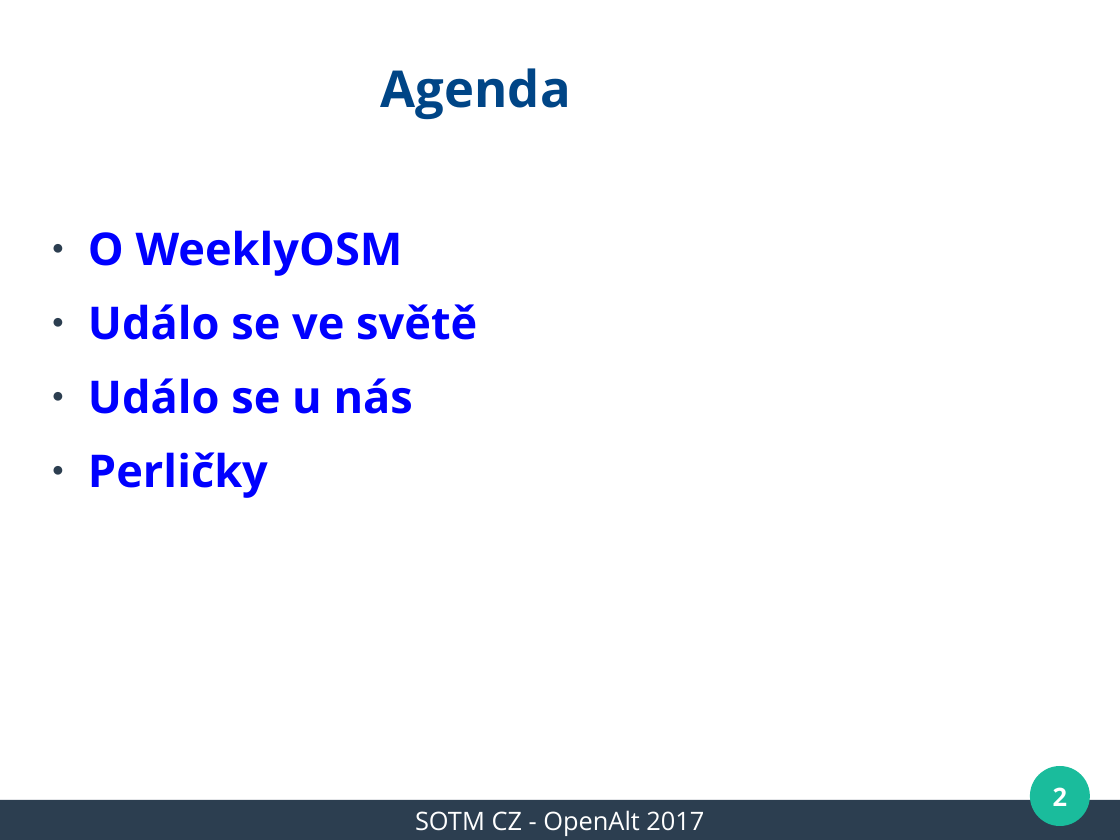
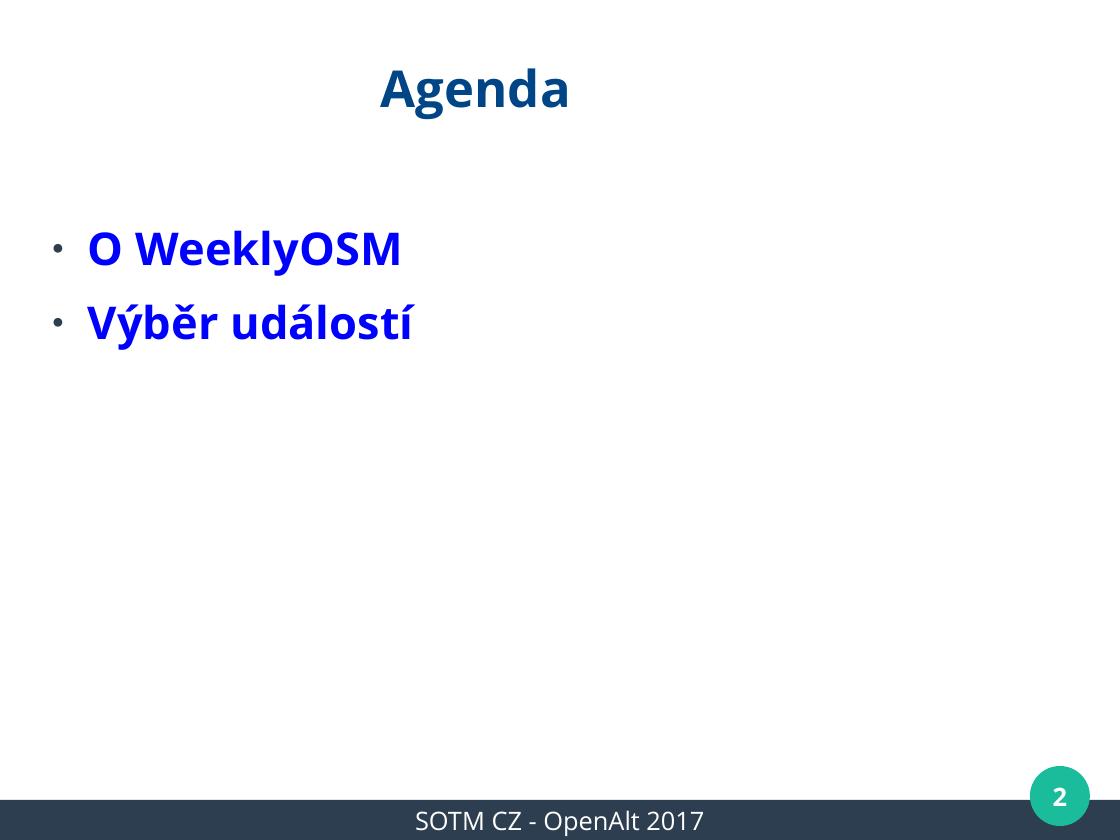
Before and after one commit to mkyral/osm, a slide deck: slide 2 of prezentace/SOTM_CZ_2017/mkyral_WeeklyOSM.odp. Drawn at 1120x840 pixels with LibreOffice and Linux fonts; fonts in the diff are those of the drawing; background and template pictures are left out. Boxes give left, top, right and bottom in pixels: in the first picture for what was removed or moved away, otherwise in the second. Text is boxed around its words. In the diff, an @@ line names an element or a change of style, - is before the commit and + after.

```diff
--- a/prezentace/SOTM_CZ_2017/mkyral_WeeklyOSM.odp
+++ b/prezentace/SOTM_CZ_2017/mkyral_WeeklyOSM.odp
@@ text at bbox=[88, 304, 413, 350]: text changed @@
-● Událo se ve světě
-● Událo se u nás
-● Perličky
+● Výběr událostí
```
Also in this commit, not shown: 16 slides added.
